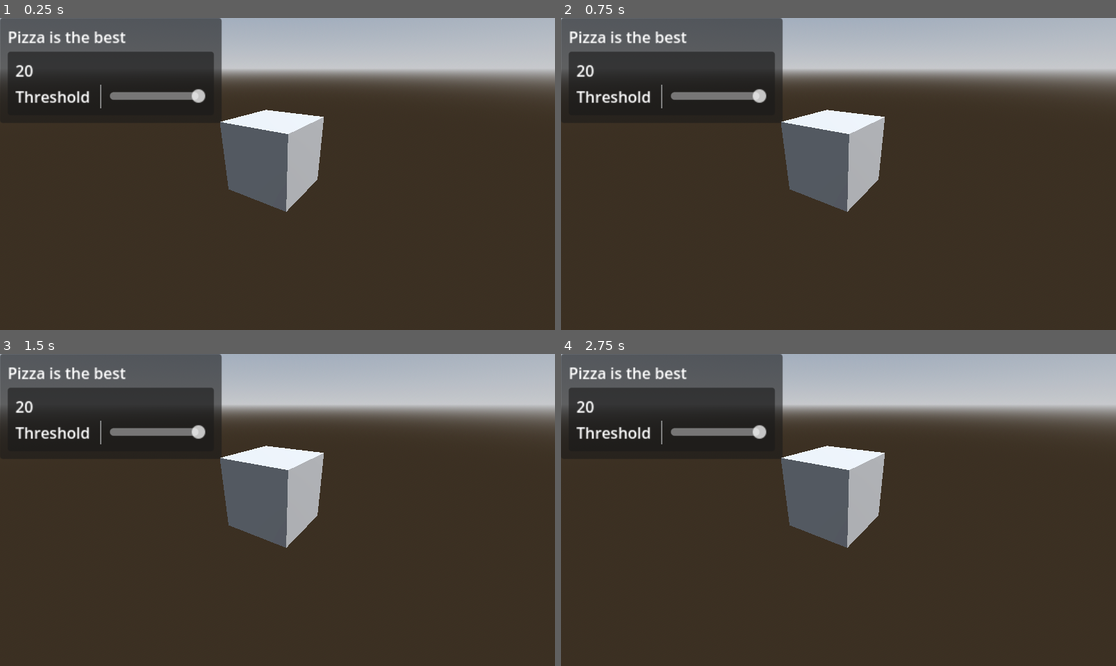
Above: before the commit, frames 1-4 (two rows, left to right).
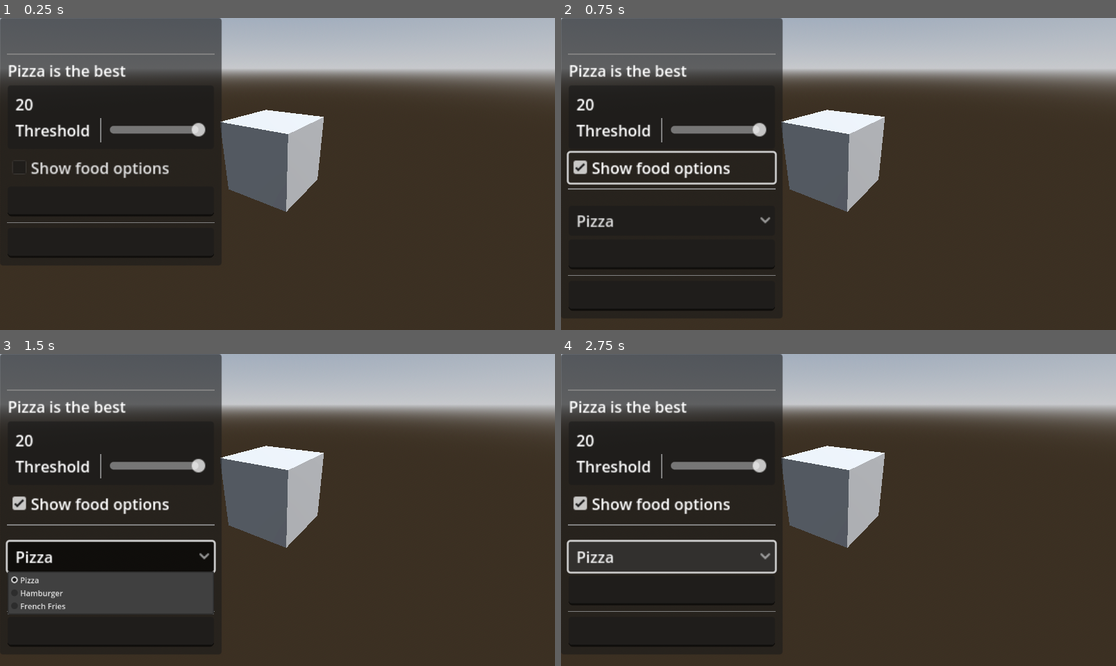
Above: after the commit, the same moments.

Repository: VojtaStruhar/godot-gdgui
Game: Godot game, scene res://test_world.tscn
The game is run twice, just before and just after one commit, with the same random seed, the same clock (stepped at 60 frames per second) and the same inputs. The project has no main scene, so this scene is started directly.
Inputs (mouse positions are in pixels of both pictures, inside the frame that each line leads up to):
- Up to frame 1 (0.25 s): no input
- Up to frame 2 (0.75 s): click (672, 167) at 0.5 s, where only the run after the commit has a clickable "Show food options"
- Up to frame 3 (1.5 s): click (111, 556) at 1.25 s, where only the run after the commit has a clickable "Pizza"
- Up to frame 4 (2.75 s): click (672, 556) at 2 s, where only the run after the commit has a clickable "Pizza"

The runs differ from the first frame. In frame 1, 15% of the frame differs, in the area x 1-40%, y 4-78%; in frame 2, 19%; in frame 3, 20%, in the area x 1-40%, y 4-94%; in frame 4, 16%.
Error before the commit: Invalid call. Nonexistent function 'toggle' in base 'Container (GDGui)'. (res://test_world.gd:27)

Commit message:
Added textfield method for LineEdit. Fixed toggle -> checkbox in the example.

Diff:
--- a/GDGui/gdgui.gd
+++ b/GDGui/gdgui.gd
@@ -1,15 +1,25 @@
 extends Container
 class_name GDGui
+
+## Helper node that creates a simple GUI for you. The API philosophy is inspired by IMGUI.
+## The methods calls are designed to be called every frame.
+##
+## This is NOT an IMGUI implementation. The UI elements created are normal Godot UI nodes, this
+## node just provides API to setup and iterate on user interface quickly. Great for tweaking
+## shader parameters!
+
 
 var _dom = {}
 var _main := VBoxContainer.new()
 var _call_count_stack: Array[int] = []
 var _layout_stack: Array[Container] = []
 
-var __button_presses:   Dictionary = {}
-var __checkbox_toggles: Dictionary = {}
-var __slider_drags:     Dictionary = {}
-var __dropdown_selects: Dictionary = {}
+
+var __button_presses:    Dictionary = {}
+var __checkbox_toggles:  Dictionary = {}
+var __slider_drags:      Dictionary = {}
+var __dropdown_selects:  Dictionary = {}
+var __textfield_changes: Dictionary = {}
 
 
 func _ready() -> void:
@@ -31,11 +41,19 @@
 	_call_count_stack = [0]
 	_layout_stack = []
 
+	# reset the button presses every frame
 	for key in __button_presses:
 		__button_presses[key] = false
 
 
 ## Creates a plain [Button]. Returns [code]true[/code] when pressed!
+##
+## You can use this to invoke method once on press:
+##     [codeblock]
+##     func _process(_delta: float) -> void:
+##         if gdgui.button("Spawn enemy")
+##             spawn_enemy()  # Your method here
+##     [/codeblock]
 func button(text: String) -> bool:
 	var current = _get_current_element()
 	var button_id = str(_call_count_stack)
@@ -111,7 +129,7 @@
 func space(pixels: int = 8) -> void:
 	var current = _get_current_element()
 
-	if current is Control and current.get_meta("gui_spacer") == true:
+	if current is Control and current.has_meta("gui_spacer") == true:
 		current.custom_minimum_size = Vector2(pixels, pixels)
 	else:
 		if current != null:
@@ -163,6 +181,27 @@
 		_add_element(l)
 
 	_increase_call_count()
+
+
+func textfield(text: String, placeholder: String = "") -> String:
+	var current = _get_current_element()
+	var id = str(_call_count_stack)
+	if current is LineEdit:
+		# Setting the text while editing makes you type backwards
+		if not current.has_focus(): current.text = text
+		current.placeholder_text = placeholder
+	else:
+		if current != null:
+			_remove_current_element()
+
+		var tf = LineEdit.new()
+		tf.text = text
+		tf.placeholder_text = placeholder
+		tf.text_changed.connect(func(val): __textfield_changes[id] = val)
+		_add_element(tf)
+
+	_increase_call_count()
+	return __textfield_changes[id] if id in __textfield_changes else text
 
 
 ## Places a separator automatically according to the current parent container node -
--- a/test_world.gd
+++ b/test_world.gd
@@ -4,11 +4,14 @@
 
 var lesgo = false
 var numeric: float = 20
+var title = ""
 
 var options = ["Pizza", "Hamburger", "French Fries"]
 var selected_option = 0
 
 func gdgui():
+	gui.label(title)
+	gui.separator()
 	gui.label(options[selected_option] + " is the best")
 
 	gui.begin_panel()
@@ -24,13 +27,17 @@
 
 	gui.end_panel()
 
-	lesgo = gui.toggle("Show food options", lesgo)
+	lesgo = gui.checkbox("Show food options", lesgo)
 	if lesgo:
 		gui.separator()
 		gui.space()
 
 		selected_option = gui.dropdown(selected_option, options)
 
+	#options[0] = gui.textfield(options[0])
+	title = gui.textfield(title)
+	gui.separator()
+	title = gui.textfield(title)
 
 func _process(_delta: float) -> void:
 	gdgui()
